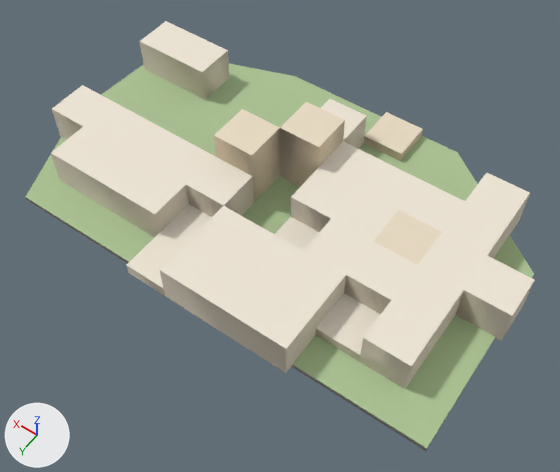
A saved change to the glTF model godot_project/remake/sky/islands/SKY-064.lod2.glb.
Both versions are drawn from a 50 mm camera at (-98.7, 137.5, 196.9) aimed at (-4.4, 5.4, -10.6). The axes (+X, +Y, +Z) are drawn at lower left. The lights are the same throughout. The older version comes first. Vertices at exactly the same position are counted once.

Objects in the first picture: 'deck', 'rock', 'warren_hull'.
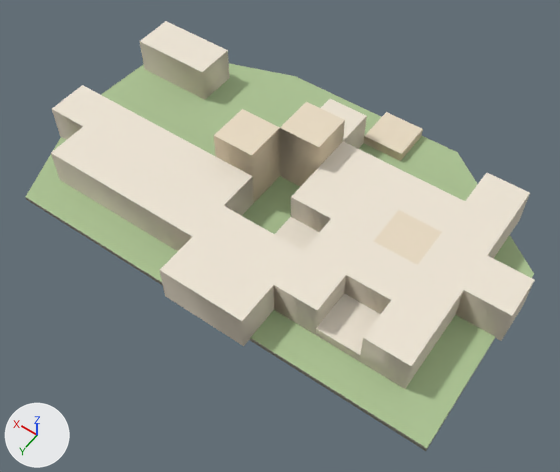
Changed parts and their boxes (x1, y1, x2, y2) in the pictures (560 x 472 px; the box of a moved part takes in the faces that stretch with it):
part 1 of me_warren_hull, moved or reshaped: before (242, 161, 423, 373); after (274, 161, 423, 335)
part 2 of me_warren_hull, reshaped: before (51, 102, 254, 296); after (51, 102, 254, 251)

What changed in the scene script:
```text
Change me_warren_hull:
    used by ob_warren_hull; location = (0.0, 0.0, 0.0)
    remove me_warren_hull.from_pydata(...)  # 114 vertices, 190 faces; spans x -84.0..81.0, y -54.0..51.0, z 0.0..23.0
    add me_warren_hull.from_pydata(...)  # 107 vertices, 170 faces; spans x -84.0..81.0, y -54.0..51.0, z 0.0..23.0
    me_warren_hull part 1
    2 vertices are removed from x -39.0, y 51.0, z 0.0..13.0
    8 faces are deleted
    3 vertices are added at (-24.0, 36.0, 0.0), (-39.0, 36.0, 13.0), (-24.0, 36.0, 13.0)
    8 new faces join them
    me_warren_hull part 2
    10 vertices are removed from x 6.0..21.0, y 6.0..51.0, z 0.0..13.0
    28 faces are deleted
    2 vertices are added at (6.0, 36.0, 0.0), (6.0, 36.0, 13.0)
    8 new faces join them
```
